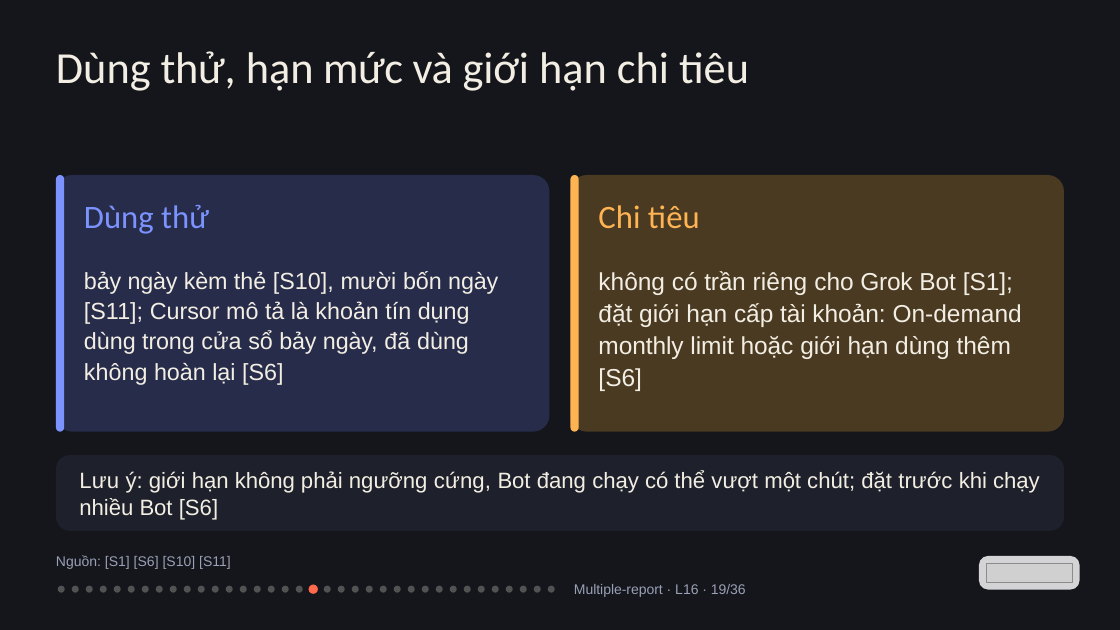
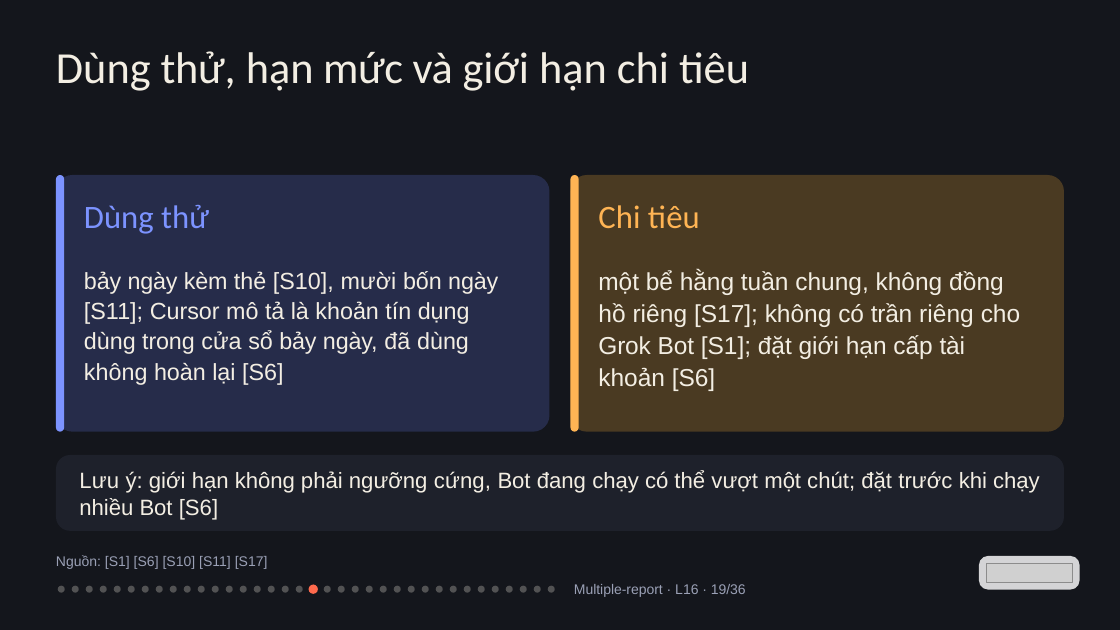
Before and after one commit to vohoailinh90/Multiple-report, a slide deck: slide 19 of lessons/L16/L16.pptx. Drawn at 1120x630 pixels with LibreOffice and Linux fonts; fonts in the diff are those of the drawing; grey boxes stand for pictures. Boxes give left, top, right and bottom in pixels: in the first picture for what was removed or moved away, otherwise in the second. Text is boxed around its words. In the diff, an @@ line names an element or a change of style, - is before the commit and + after.

```diff
--- a/lessons/L16/L16.pptx
+++ b/lessons/L16/L16.pptx
@@ text at (x1=598, y1=270, x2=1020, y2=391): text changed @@
-không có trần riêng cho Grok Bot [S1]; đặt giới hạn cấp tài khoản: On-demand monthly limit hoặc giới hạn dùng thêm [S6]
+một bể hằng tuần chung, không đồng hồ riêng [S17]; không có trần riêng cho Grok Bot [S1]; đặt giới hạn cấp tài khoản [S6]
@@ text at (x1=56, y1=555, x2=268, y2=569): text changed @@
-Nguồn: [S1] [S6] [S10] [S11]
+Nguồn: [S1] [S6] [S10] [S11] [S17]
```
Also in this commit, not shown: 7 other slides changed, 1 slide added, 1 slide removed, 1 other file.
